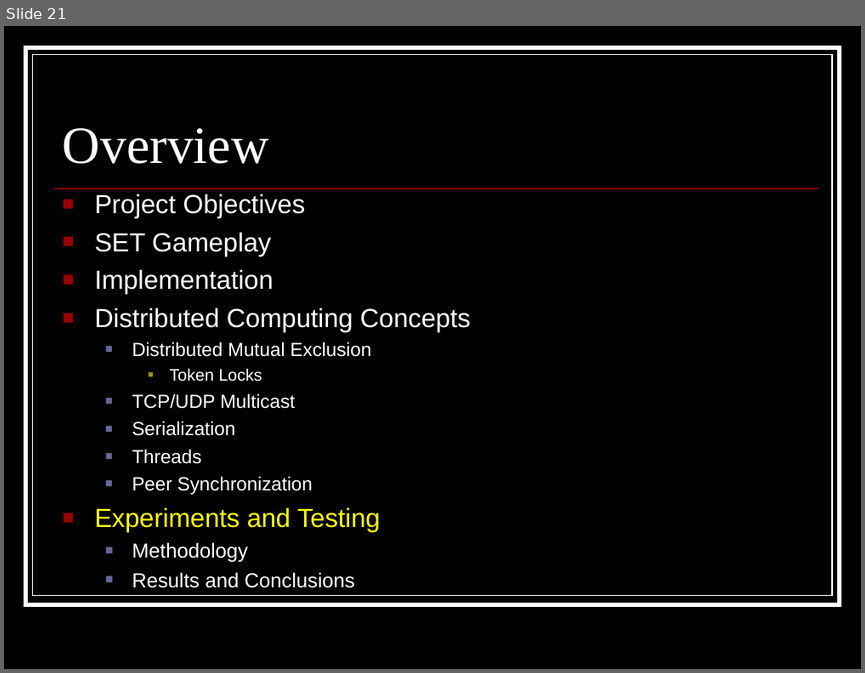
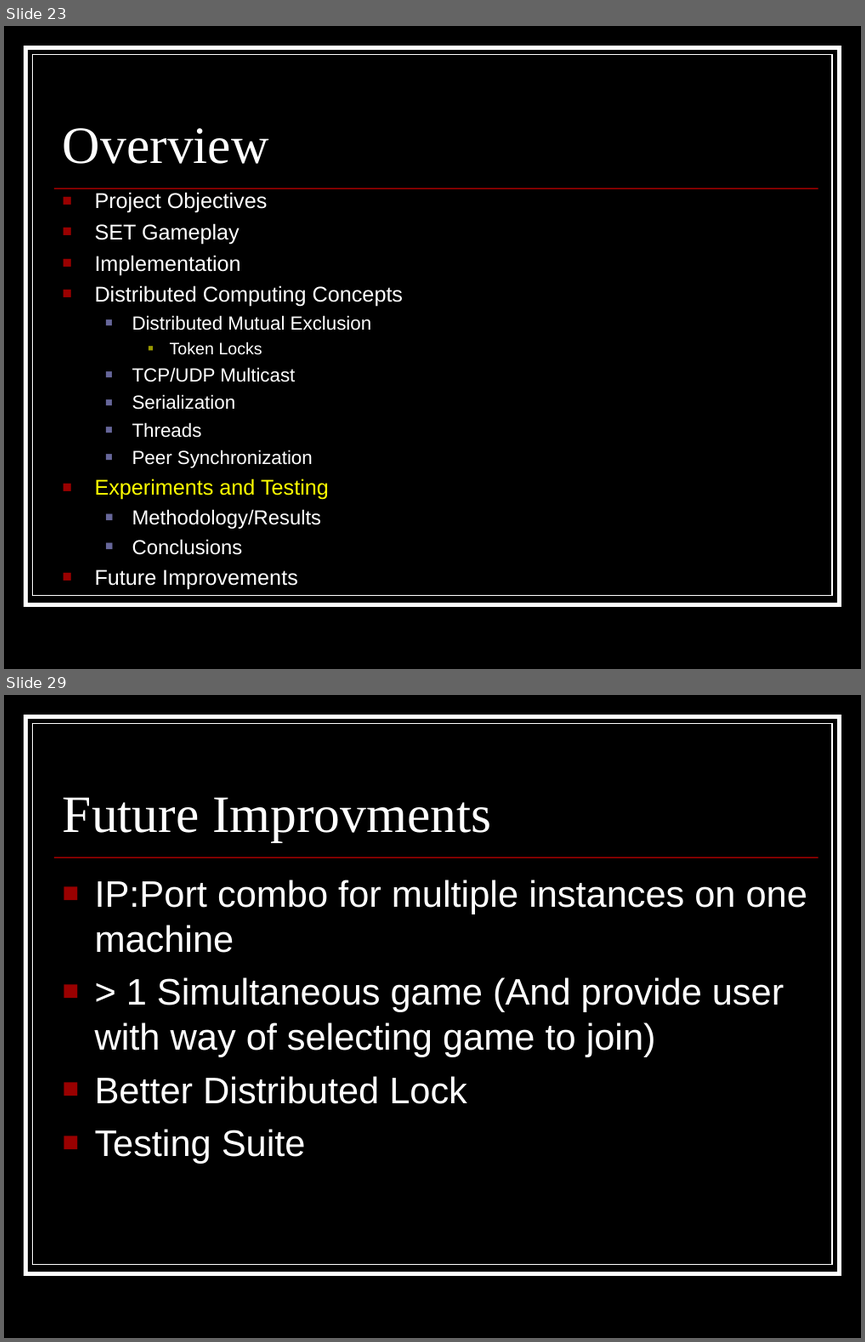
Before and after one commit to appleguru/p2pset, a slide deck: Other Documents/Final Presentation.ppt. Shown one above the other, each under a label of ours: slide 21 before the commit, slides 23 and 29 after it; the slides between them are not shown. The pictures are 865x673 and 865x1342 pixels, drawn with LibreOffice and Linux fonts; fonts in the diff are those of the drawing. Boxes give left, top, right and bottom in pixels: in the first picture for what was removed or moved away, otherwise in the second. Text is boxed around its words. In the diff, an @@ line names an element or a change of style, - is before the commit and + after.

```diff
--- a/Other Documents/Final Presentation.ppt
+++ b/Other Documents/Final Presentation.ppt
@@ slide 29 added at (4,695,861,1338), background #000000; not listed: 3 template elements that a slide beside it also shows @@
@@ title added at (63,797,491,841), 44 pt, text #FFFFFF @@
+Future Improvments
@@ text added at (95,879,807,1163), 31 pt, text #FFFFFF @@
+■ IP:Port combo for multiple instances on one machine
+■ > 1 Simultaneous game (And provide user with way of selecting game to join)
+■ Better Distributed Lock
+■ Testing Suite
@@ what was slide 21 is now slide 23 @@
@@ slide 23 changed as well @@
@@ text at (95,192,403,499): size 22 to 18 pt in "Project Objectives", "SET Gameplay", "Implementation", "Distributed Computing Concepts" and 1 more places; less space between paragraphs @@
@@ text at (95,509,321,590): text changed @@
-  ■ Methodology
-  ■ Results and Conclusions
+  ■ Methodology/Results
+  ■ Conclusions
+■ Future Improvements
```
Also in this commit, not shown: 16 other slides changed, 9 other slides added, 2 slides removed.
